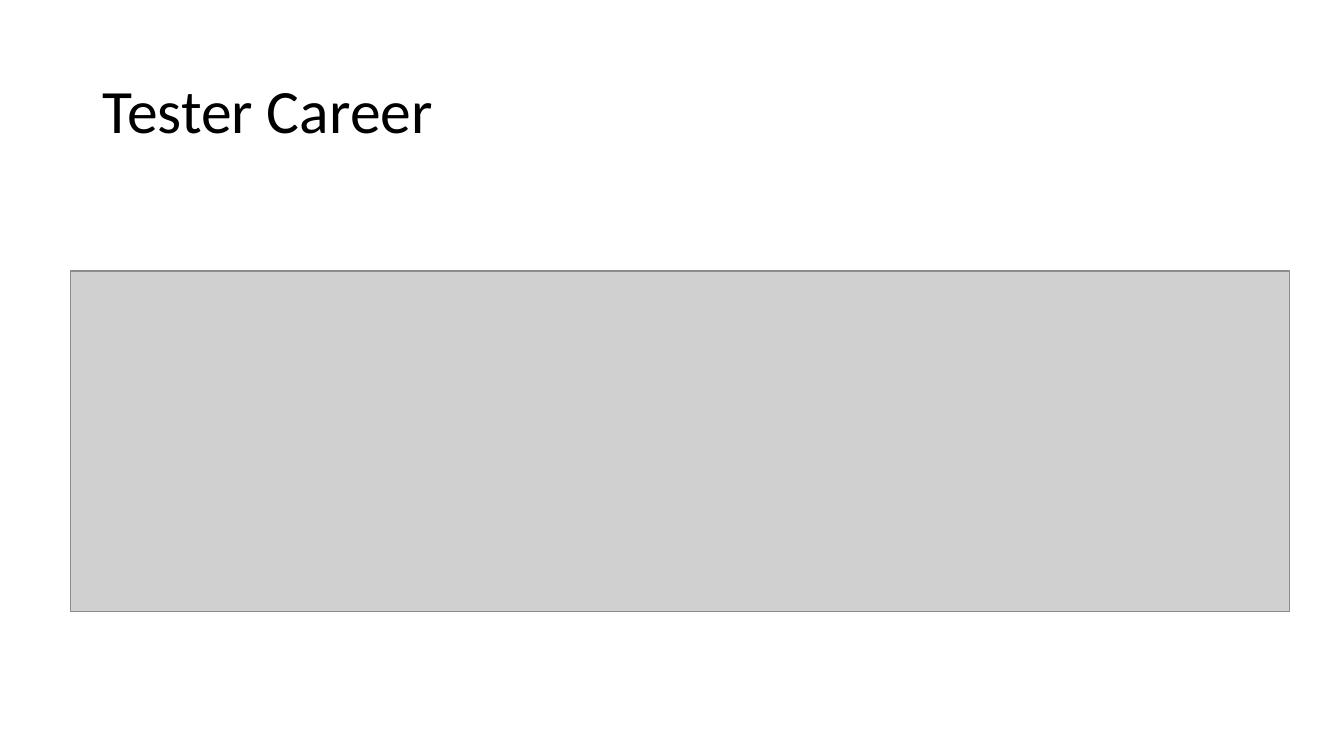
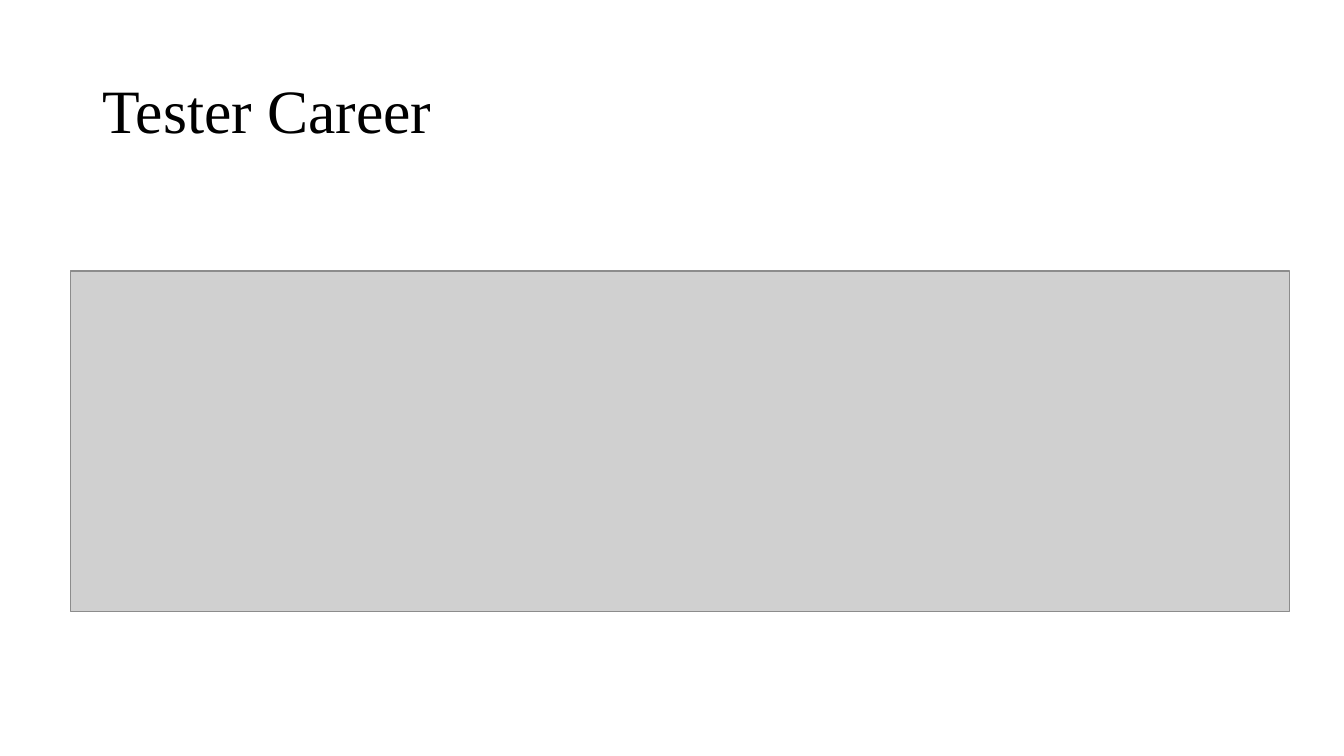
Before and after one commit to ngohungphuc/Presentation, a slide deck: slide 7 of SE.pptx (slide 5 before the commit). Drawn at 1344x756 pixels with LibreOffice and Linux fonts; fonts in the diff are those of the drawing; grey boxes stand for pictures. Boxes give left, top, right and bottom in pixels: in the first picture for what was removed or moved away, otherwise in the second. Text is boxed around its words. In the diff, an @@ line names an element or a change of style, - is before the commit and + after.

```diff
--- a/SE.pptx
+++ b/SE.pptx
@@ title "Tester Career" at (x1=102, y1=92, x2=431, y2=134): font Calibri to Times New Roman @@
```
Also in this commit, not shown: 5 other slides changed, 6 slides added.
